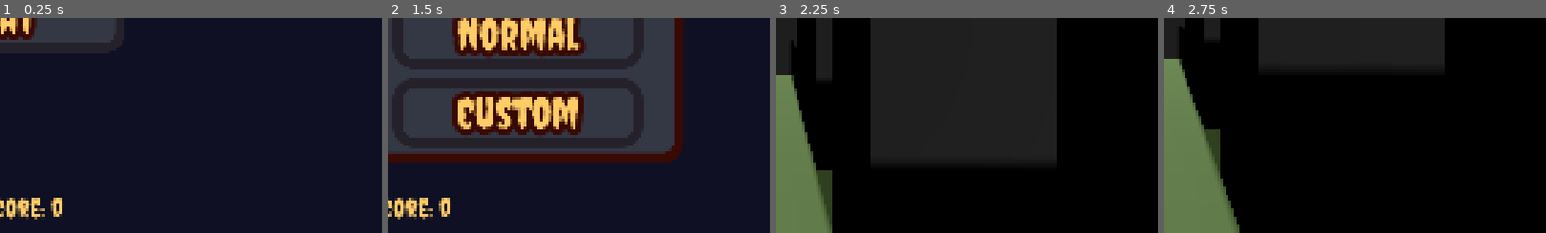
Above: before the commit, frames 1-4 (left to right).
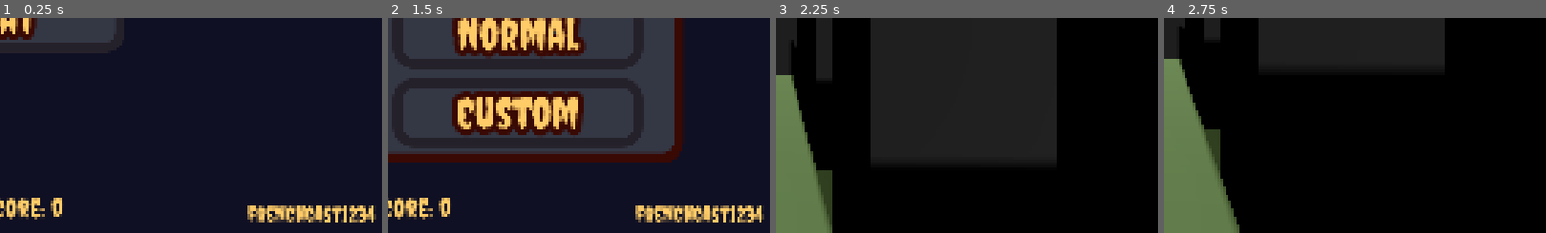
Above: after the commit, the same moments.

Repository: frenchcast1234/dont-look
Game: Godot game, scene res://src/menu/menu.tscn
Two runs of this game, one before a commit and one after it. Both use one fixed random seed, a clock stepped at 60 frames per second and the inputs below.
Inputs:
- Up to frame 1 (0.25 s): no input
- Up to frame 2 (1.5 s): click "Play" at 0.5 s; click "Play" at 1.25 s
- Up to frame 3 (2.25 s): click "Easy" at 2 s
- Up to frame 4 (2.75 s): no input
The pictures show only the part of the screen within x 50-100%, y 50-100%; the shares and areas given below are measured in that part.

The runs differ from the first frame. In frame 1, 2.2% of the frame differs, in the area x 64-99%, y 87-96%; in frame 2, 2.2%; in frame 3, nothing differs; in frame 4, nothing differs.

Commit message:
J'ai oublié d'enregistrer avant de push

Diff:
--- a/src/menu/menu.tscn
+++ b/src/menu/menu.tscn
@@ -277,6 +277,7 @@
 text = "Custom"
 
 [node name="Popup2" type="Panel" parent="." unique_id=950231977]
+visible = false
 layout_mode = 1
 anchors_preset = 8
 anchor_left = 0.5
@@ -360,6 +361,23 @@
 theme_override_styles/hover = SubResource("StyleBoxFlat_sblgy")
 text = "Done"
 
+[node name="Pseudo" type="Label" parent="." unique_id=194977441]
+layout_mode = 1
+anchors_preset = 3
+anchor_left = 1.0
+anchor_top = 1.0
+anchor_right = 1.0
+anchor_bottom = 1.0
+offset_left = -403.0
+offset_top = -95.0
+offset_right = -20.0
+offset_bottom = -20.0
+grow_horizontal = 0
+grow_vertical = 0
+theme_override_colors/font_color = Color(1, 0.8, 0.40784314, 1)
+theme_override_font_sizes/font_size = 64
+text = "frenchcast1234"
+
 [connection signal="pressed" from="PlayButton" to="." method="_on_play_button_pressed"]
 [connection signal="pressed" from="Popup/VBoxContainer/HBoxContainer/Easy" to="." method="_on_easy_pressed"]
 [connection signal="pressed" from="Popup/VBoxContainer/HBoxContainer/Normal" to="." method="_on_normal_pressed"]
Not shown, changed: README.md
